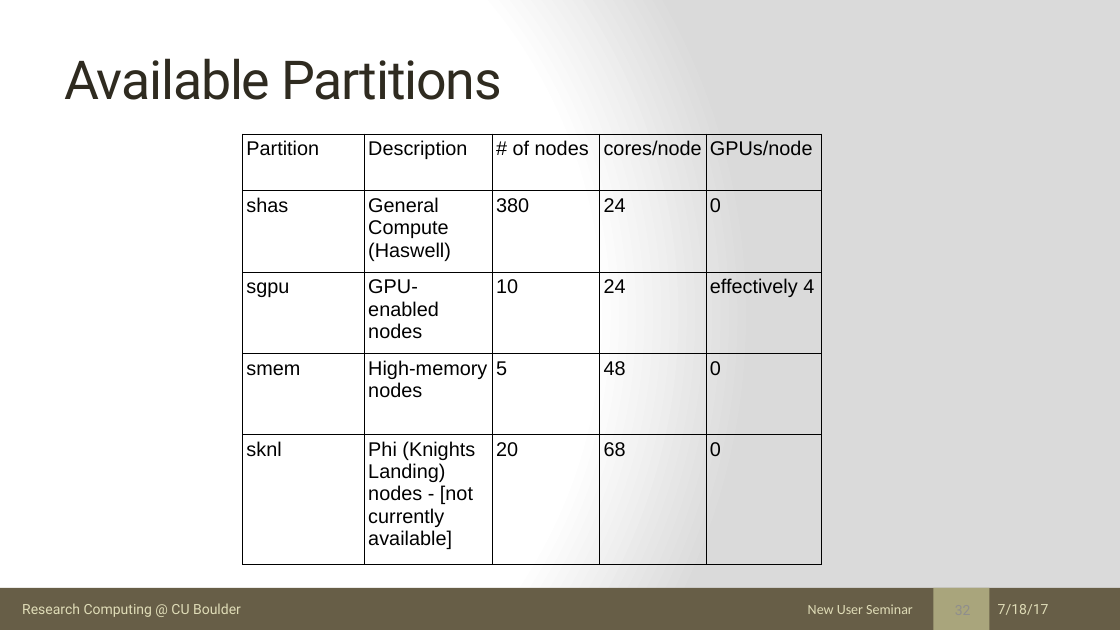
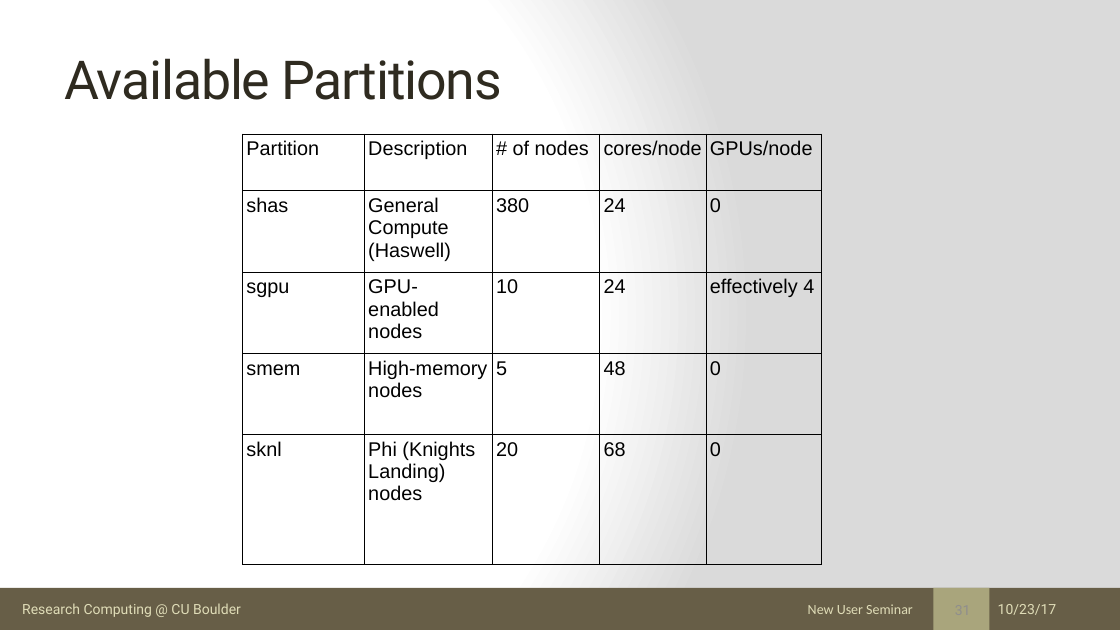
Before and after one commit to ResearchComputing/New_User_Seminar, a slide deck: slide 31 of rc_new_user_seminar_2017.pptx (slide 32 before the commit). Drawn at 1120x630 pixels with LibreOffice and Linux fonts; fonts in the diff are those of the drawing. Boxes give left, top, right and bottom in pixels: in the first picture for what was removed or moved away, otherwise in the second. Text is boxed around its words. In the diff, an @@ line names an element or a change of style, - is before the commit and + after.

```diff
--- a/rc_new_user_seminar_2017.pptx
+++ b/rc_new_user_seminar_2017.pptx
@@ table at box(243, 134, 822, 565) @@
-row 5, column 2: Phi (Knights Landing) nodes - [not currently available]
+row 5, column 2: Phi (Knights Landing) nodes
@@ text at box(998, 604, 1057, 615): text changed @@
-7/18/17
+10/23/17
```
Also in this commit, not shown: 54 other slides changed, 1 slide removed, 1 other file.
